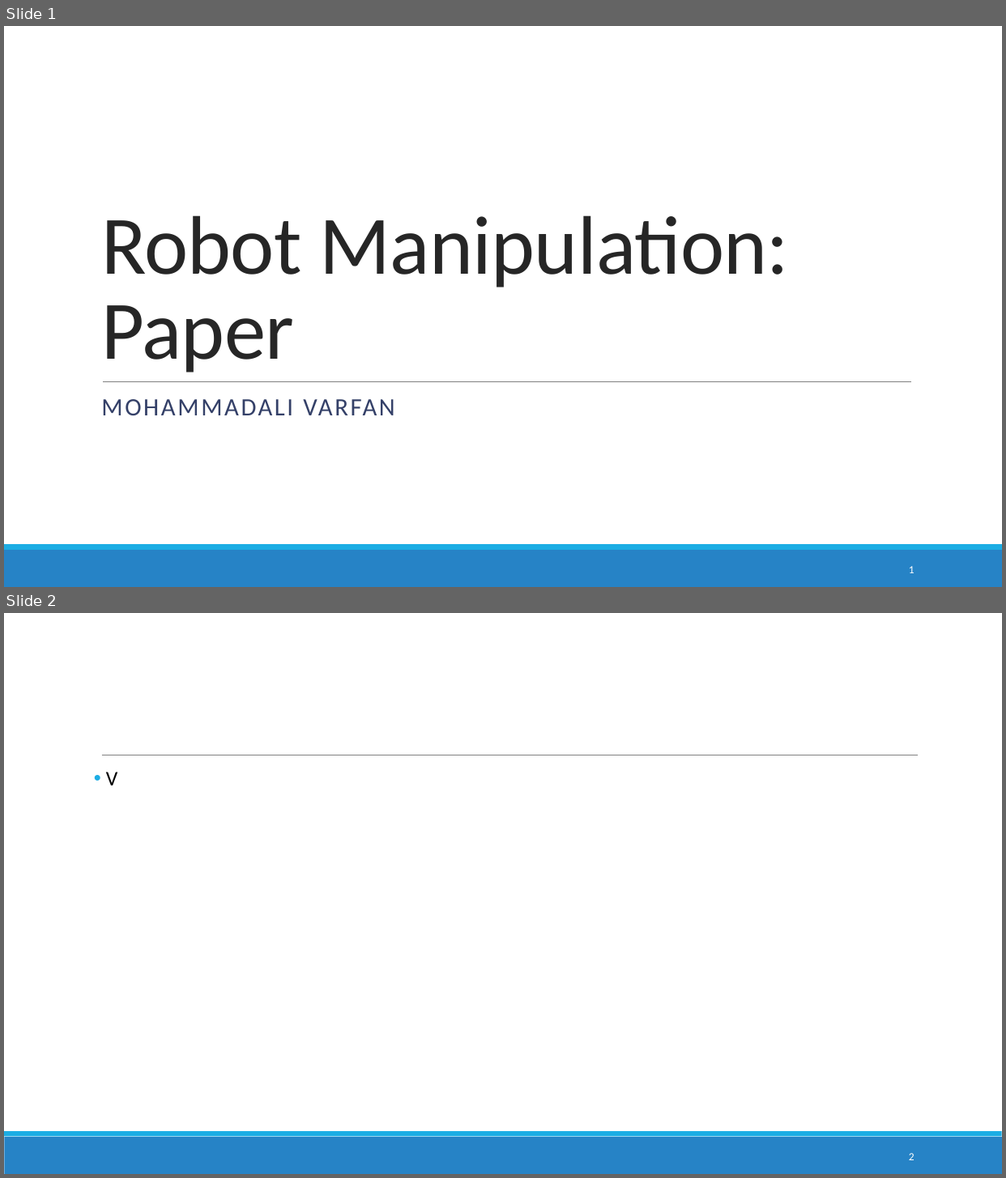
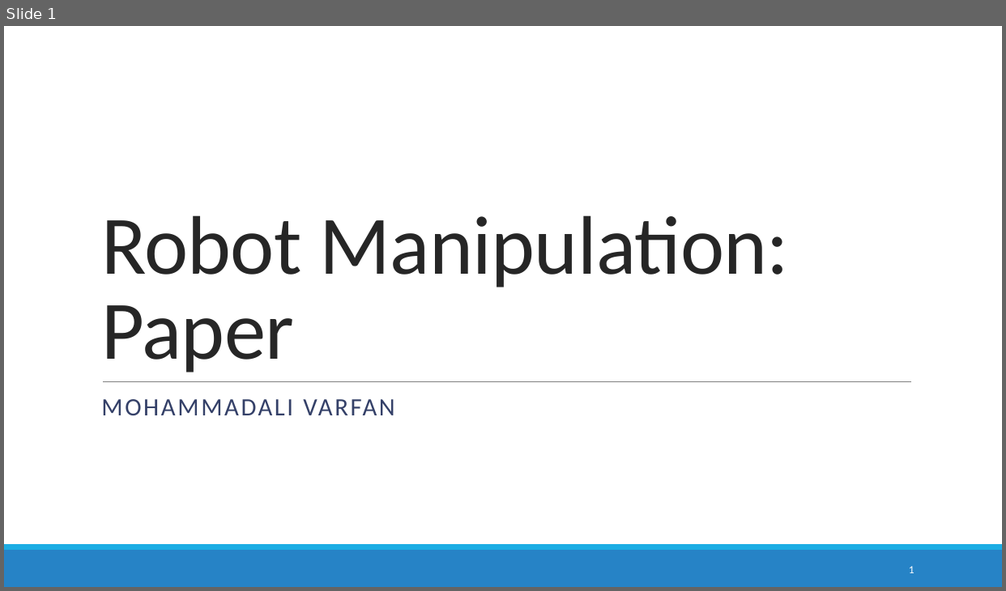
Before and after one commit to avarf/robot_Manipulation, a slide deck: presentations/1/paper_presenattion.pptx. Shown one above the other, each under a label of ours: slides 1 and 2 before the commit, slide 1 after it. The pictures are 1006x1178 and 1006x591 pixels, drawn with LibreOffice and Linux fonts; fonts in the diff are those of the drawing. Boxes give left, top, right and bottom in pixels: in the first picture for what was removed or moved away, otherwise in the second. Text is boxed around its words. In the diff, an @@ line names an element or a change of style, - is before the commit and + after.

```diff
--- a/presentations/1/paper_presenattion.pptx
+++ b/presentations/1/paper_presenattion.pptx
@@ slide 2 removed at (4, 613, 1002, 1174), background #FFFFFF; not listed: 2 template elements that a slide beside it also shows @@
@@ line removed from (102, 756) to (918, 756) @@
@@ text removed at (106, 772, 118, 786) @@
-• V
@@ page number removed at (909, 1153, 914, 1161) @@
-2
```
Also in this commit, not shown: 5 slides added, 8 other slides removed, 3 other files.
